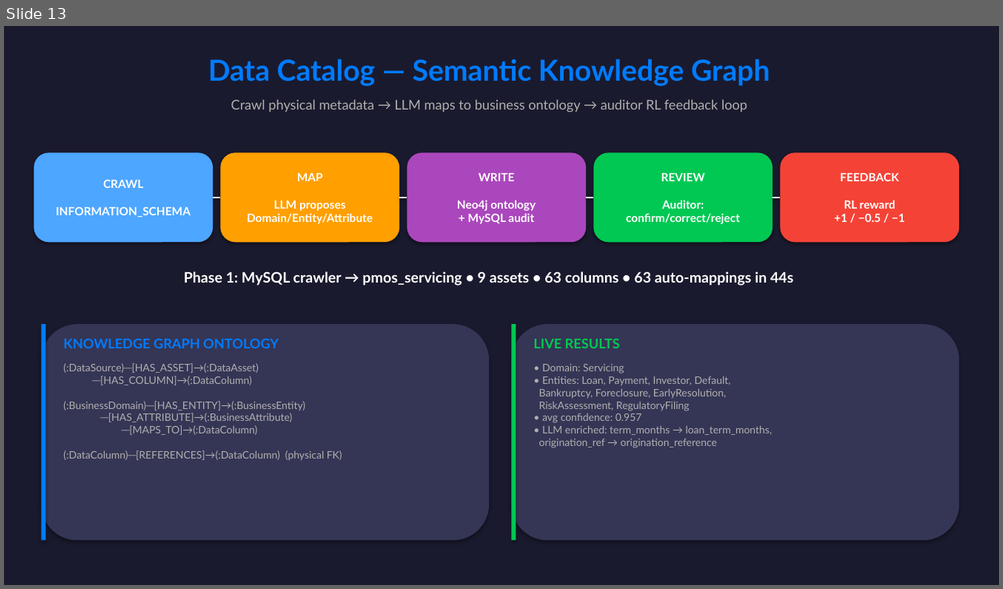
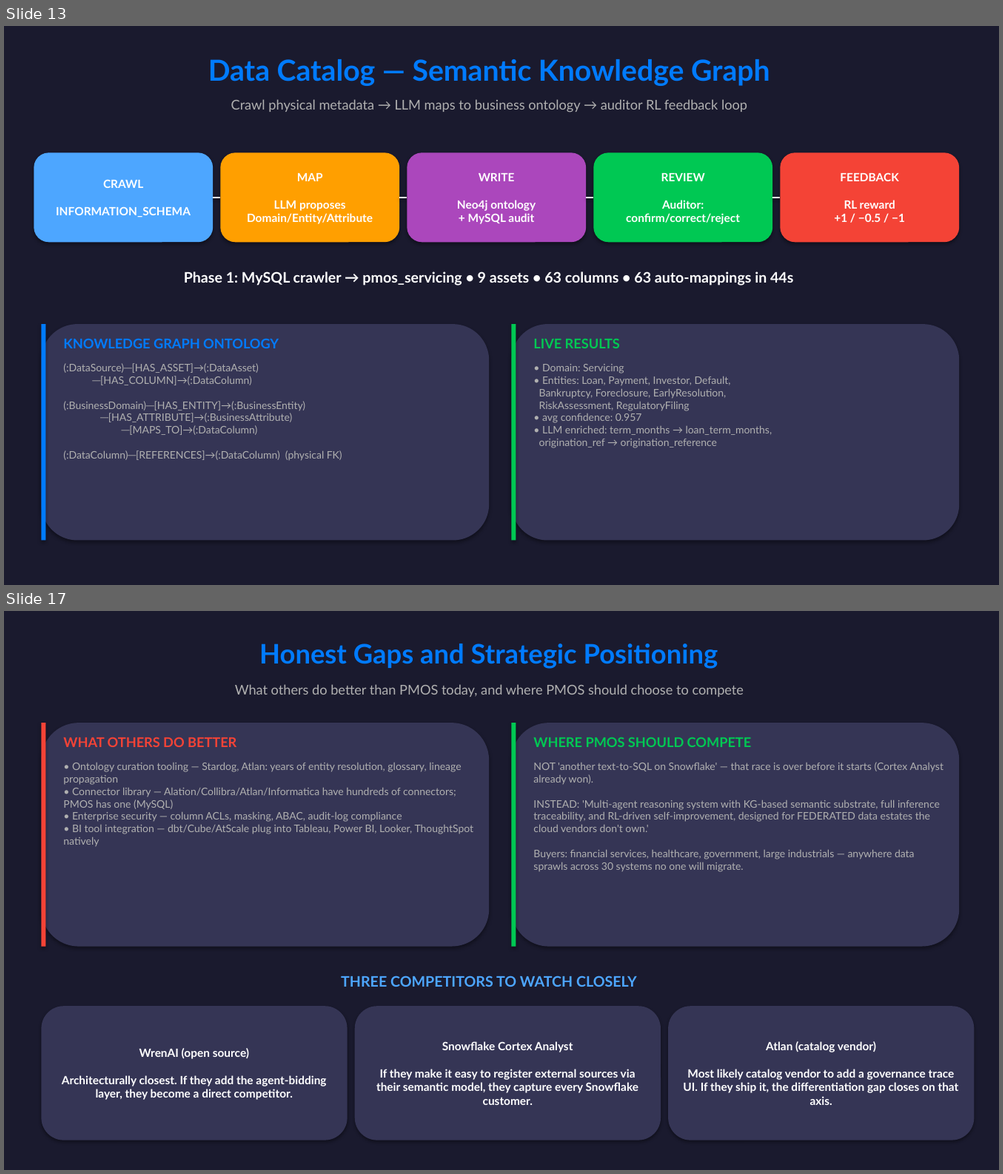
Before and after one commit to kreonakrish/pmos, a slide deck: PMOS_Architecture_Presentation.pptx. Shown one above the other, each under a label of ours: slide 13 before the commit, slides 13 and 17 after it; the slides between them are not shown. The pictures are 1003x589 and 1003x1174 pixels, drawn with LibreOffice and Linux fonts; fonts in the diff are those of the drawing. Boxes give left, top, right and bottom in pixels: in the first picture for what was removed or moved away, otherwise in the second. Text is boxed around its words. In the diff, an @@ line names an element or a change of style, - is before the commit and + after.

```diff
--- a/PMOS_Architecture_Presentation.pptx
+++ b/PMOS_Architecture_Presentation.pptx
@@ slide 17 added at (4,611,999,1170), background #1A1A2E @@
@@ text added at (259,644,718,669), 26 pt, text #007BFF, bold @@
+Honest Gaps and Strategic Positioning
@@ text added at (235,684,744,697), 13 pt, text #B0B0B0 @@
+What others do better than PMOS today, and where PMOS should choose to compete
@@ rounded rectangle added at (41,723,489,947), fill #353555 @@
@@ rectangle added at (41,723,45,947), fill #F44336 @@
@@ text added at (63,737,236,747), 13 pt, text #F44336, bold @@
+WHAT OTHERS DO BETTER
@@ rounded rectangle added at (512,723,959,947), fill #353555 @@
@@ rectangle added at (512,723,516,947), fill #00C853 @@
@@ text added at (533,737,751,747), 13 pt, text #00C853, bold @@
+WHERE PMOS SHOULD COMPETE
@@ text added at (63,763,474,847), 10 pt, text #B0B0B0 @@
+• Ontology curation tooling — Stardog, Atlan: years of entity resolution, glossary, lineage propagation
+• Connector library — Alation/Collibra/Atlan/Informatica have hundreds of connectors; PMOS has one (MySQL)
+• Enterprise security — column ACLs, masking, ABAC, audit-log compliance
+• BI tool integration — dbt/Cube/AtScale plug into Tableau, Power BI, Looker, ThoughtSpot natively
@@ text added at (533,762,944,872), 10 pt, text #B0B0B0 @@
+NOT 'another text-to-SQL on Snowflake' — that race is over before it starts (Cortex Analyst already won).
+INSTEAD: 'Multi-agent reasoning system with KG-based semantic substrate, full inference traceability, and RL-driven self-improvement, designed for FEDERATED data estates the cloud vendors don't own.'
+Buyers: financial services, healthcare, government, large industrials — anywhere data sprawls across 30 systems no one will migrate.
@@ text added at (341,976,637,987), 14 pt, text #4DA6FF, bold @@
+THREE COMPETITORS TO WATCH CLOSELY
@@ rounded rectangle added at (41,1006,347,1141), fill #353555, 11 pt, text #FFFFFF, bold @@
+WrenAI (open source)
+Architecturally closest. If they add the agent-bidding layer, they become a direct competitor.
@@ rounded rectangle added at (355,1006,660,1141), fill #353555, 11 pt, text #FFFFFF, bold @@
+Snowflake Cortex Analyst
+If they make it easy to register external sources via their semantic model, they capture every Snowflake customer.
@@ rounded rectangle added at (668,1006,974,1141), fill #353555, 11 pt, text #FFFFFF, bold @@
+Atlan (catalog vendor)
+Most likely catalog vendor to add a governance trace UI. If they ship it, the differentiation gap closes on that axis.
```
Also in this commit, not shown: 1 slide changed, 3 other slides added, 1 other file.
